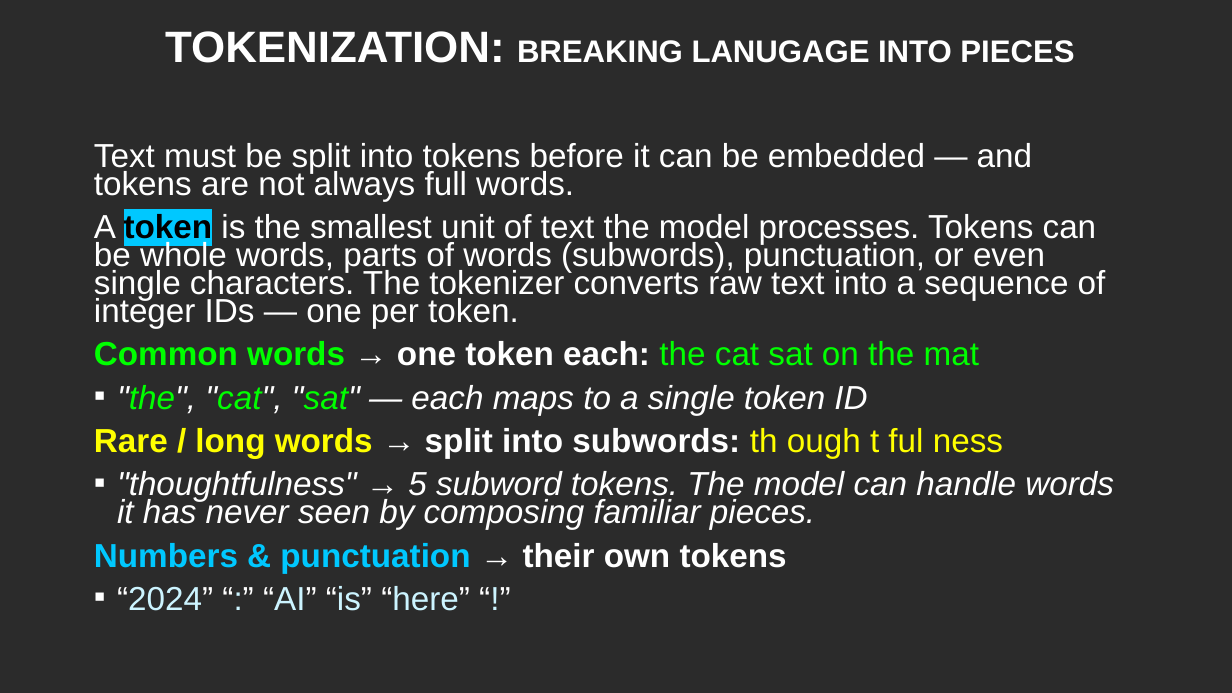
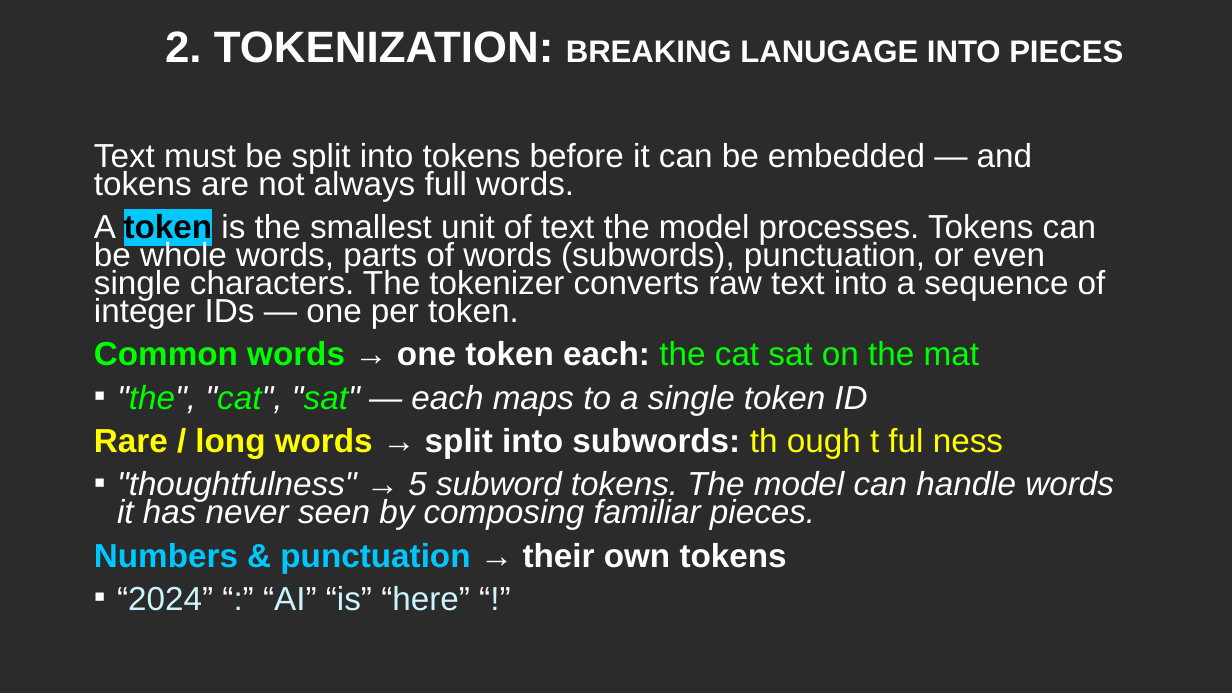
Before and after one commit to CSCI-1100/class_resources_public, a slide deck: slide 26 of downloads/ai_ml_slides.pptx. Drawn at 1232x693 pixels with LibreOffice and Linux fonts; fonts in the diff are those of the drawing; background and template pictures are left out; a plain dark background stands for a picture behind light text. Boxes give left, top, right and bottom in pixels: in the first picture for what was removed or moved away, otherwise in the second. Text is boxed around its words. In the diff, an @@ line names an element or a change of style, - is before the commit and + after.

```diff
--- a/downloads/ai_ml_slides.pptx
+++ b/downloads/ai_ml_slides.pptx
@@ title at <box>165,31,1123,63</box>: text changed @@
-TOKENIZATION: BREAKING LANUGAGE INTO PIECES
+2. TOKENIZATION: BREAKING LANUGAGE INTO PIECES
```
Also in this commit, not shown: 9 other slides changed, 1 other file.
